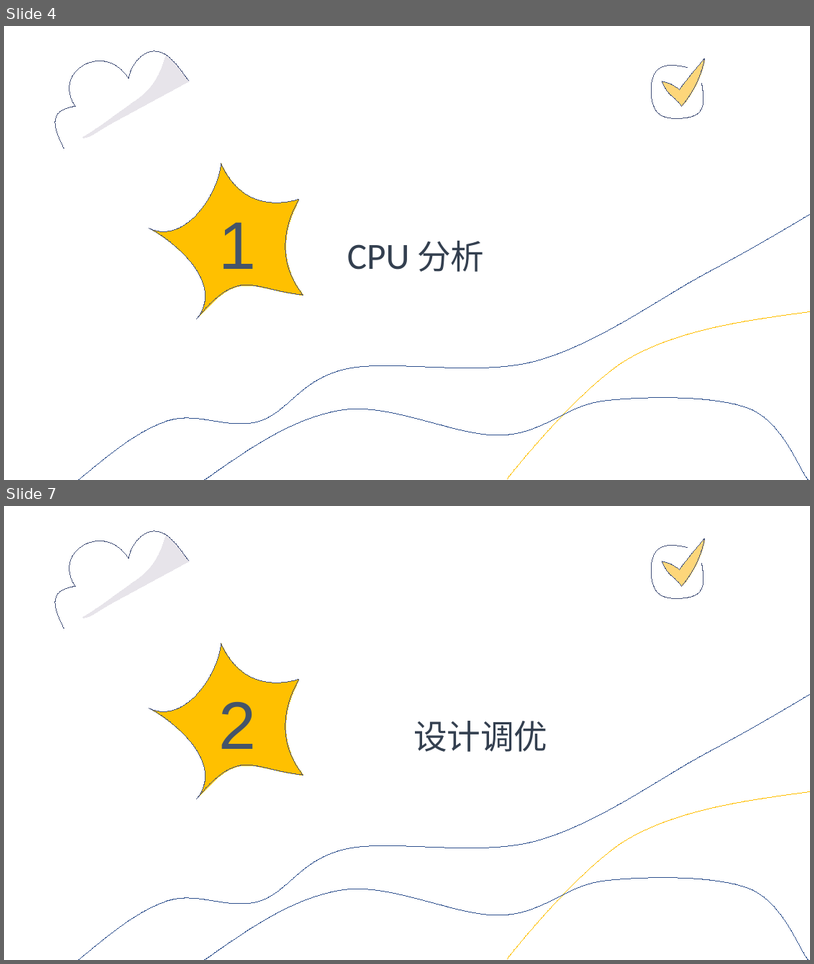
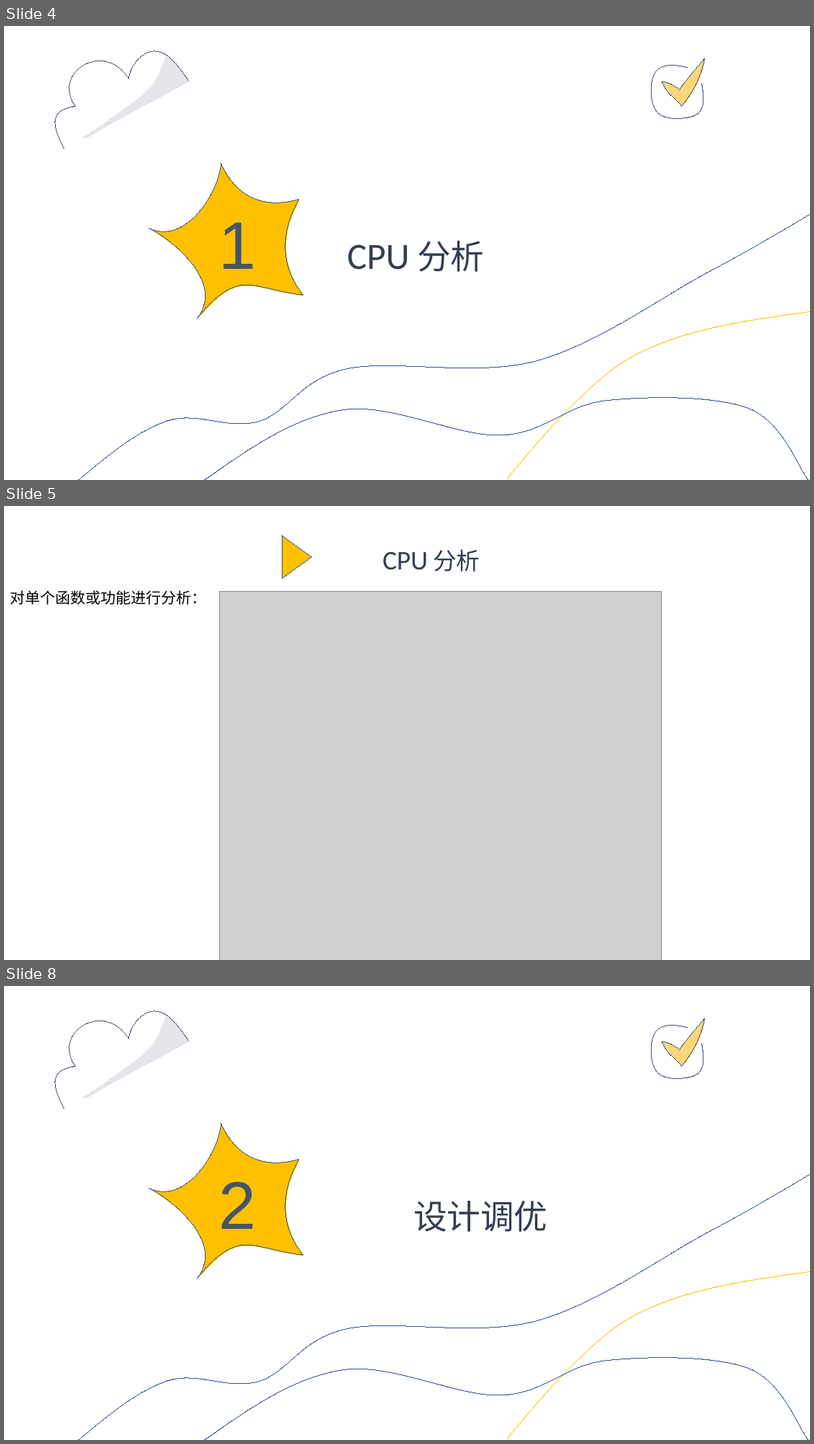
Before and after one commit to liangjies/pprof-share, a slide deck: golang_fast.pptx. Shown one above the other, each under a label of ours: slides 4 and 7 before the commit, slides 4, 5 and 8 after it; the slides between them are not shown. The pictures are 814x964 and 814x1444 pixels, drawn with LibreOffice and Linux fonts; fonts in the diff are those of the drawing; grey boxes stand for pictures; background and template pictures are left out. Boxes give left, top, right and bottom in pixels: in the first picture for what was removed or moved away, otherwise in the second. Text is boxed around its words. In the diff, an @@ line names an element or a change of style, - is before the commit and + after.

```diff
--- a/golang_fast.pptx
+++ b/golang_fast.pptx
@@ slide 5 added at <box>4,506,810,960</box>, background picture (left out) @@
@@ freeform shape added at <box>282,535,312,579</box>, fill #FFC000, outline #32538F 0 pt @@
@@ text added at <box>383,549,480,572</box>, 32 pt, text #333F4F @@
+CPU 分析
@@ text added at <box>10,590,206,605</box>, 18 pt, text #000000 @@
+对单个函数或功能进行分析：
@@ picture added at <box>219,591,661,960</box> @@
@@ what was slide 7 is now slide 8 @@
```
Also in this commit, not shown: 2 slides changed, 2 other files.
